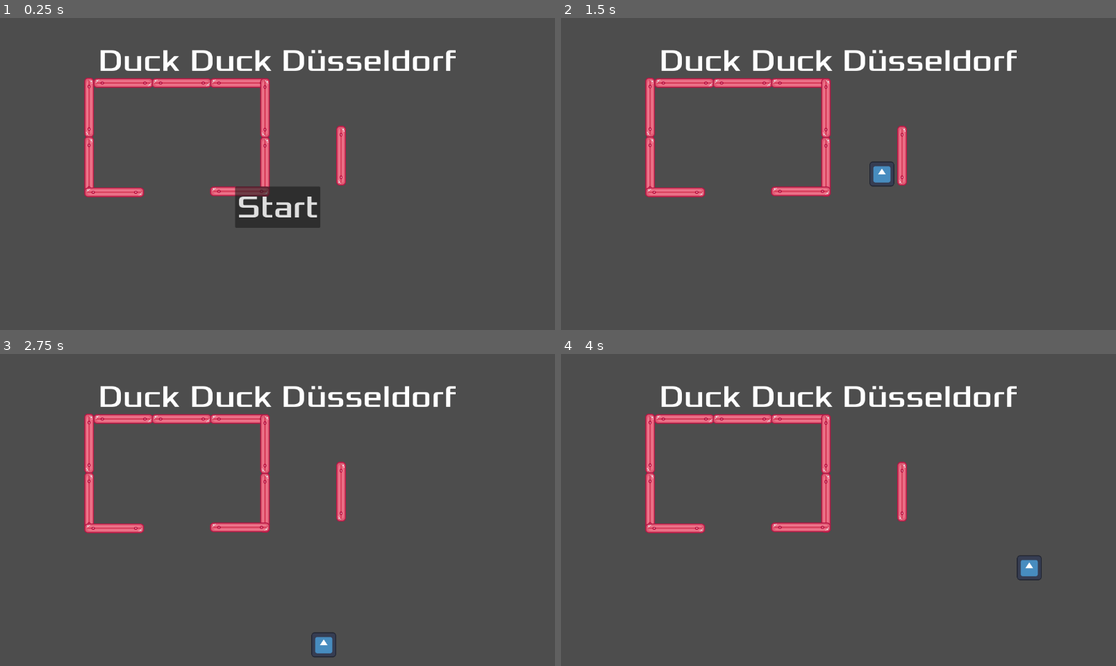
Above: before the commit, frames 1-4 (two rows, left to right).
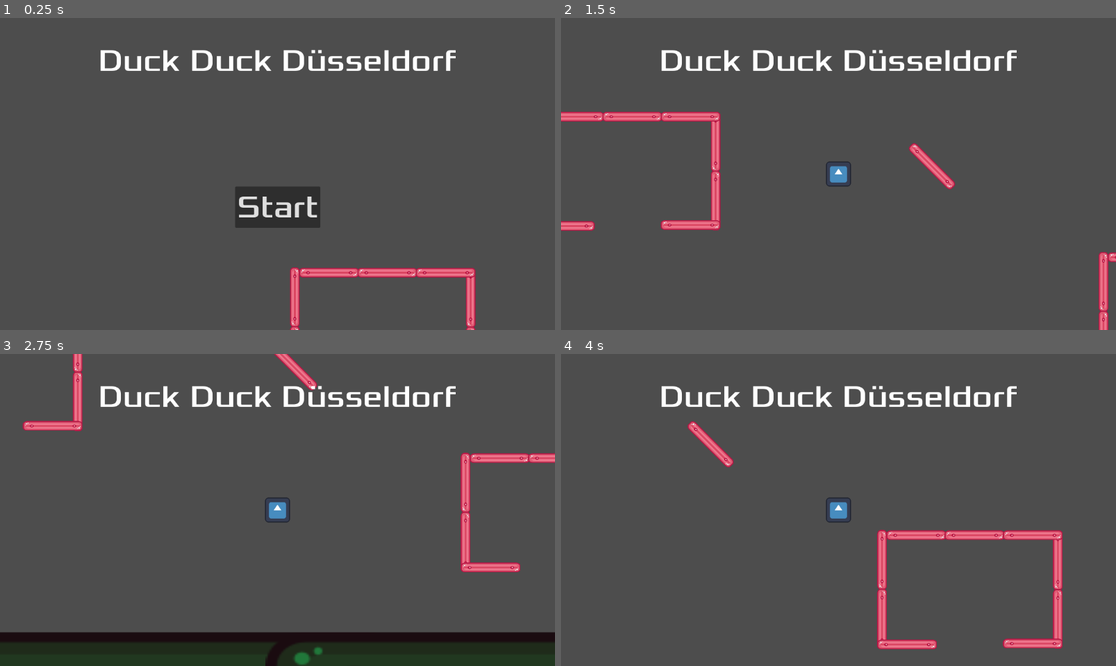
Above: after the commit, the same moments.

Repository: P0127/HSDuckies-Videogame-Group-project-at-HSD
Game: Godot game, scene res://main.tscn
Same seed, same stepped clock (60 frames per second), same inputs: the game is played once before the commit and once after it. The engine's default icon, where the game draws it, is replaced by a stand-in: a white triangle on a blue panel in a dark square.
Inputs:
- Up to frame 1 (0.25 s): no input
- Up to frame 2 (1.5 s): click "Start" at 0.5 s; tap Enter at 1.25 s; hold D (move_right) from 1.28 s (still down)
- Up to frame 3 (2.75 s): release D (move_right) at 2.03 s; hold S (move_down) from 2.03 s (still down)
- Up to frame 4 (4 s): release S (move_down) at 2.78 s; hold D (move_right) 2.78-3.53 s; hold W (move_up) from 3.53 s (still down)

The runs differ from the first frame. In frame 1, 4.9% of the frame differs, in the area x 15-86%, y 19-100%; in frame 2, 6.4%; in frame 3, 17%, in the area x 0-100%, y 0-100%; in frame 4, 6.9%.

Commit message:
Added camera following player + map limits
Added a basic camera following the player character & added outer walls so that player doesnt wander off into nothingness

Diff:
--- a/main.tscn
+++ b/main.tscn
@@ -1,9 +1,10 @@
-[gd_scene load_steps=5 format=3 uid="uid://esi7qim0g042"]
+[gd_scene load_steps=6 format=3 uid="uid://esi7qim0g042"]
 
 [ext_resource type="Script" uid="uid://pqcn33eyebmm" path="res://main.gd" id="1_ig7tw"]
 [ext_resource type="PackedScene" uid="uid://c135wng7wv7tp" path="res://player.tscn" id="2_h2yge"]
 [ext_resource type="PackedScene" uid="uid://bp8gs76r0swmn" path="res://hud.tscn" id="3_h2yge"]
 [ext_resource type="PackedScene" uid="uid://cxmww8udy40n2" path="res://wall.tscn" id="4_1bvp3"]
+[ext_resource type="PackedScene" uid="uid://bcjk5x4snxb31" path="res://temp_building.tscn" id="5_lquwl"]
 
 [node name="Main" type="Node"]
 script = ExtResource("1_ig7tw")
@@ -15,41 +16,66 @@
 
 [node name="Hud" parent="." instance=ExtResource("3_h2yge")]
 
-[node name="Wallcontainer" type="Node" parent="."]
+[node name="Temp OuterWalls" type="Node" parent="."]
 
-[node name="Wall" parent="Wallcontainer" instance=ExtResource("4_1bvp3")]
-position = Vector2(256, 135)
+[node name="Wall10" parent="Temp OuterWalls" instance=ExtResource("4_1bvp3")]
+modulate = Color(0.139981, 0.470714, 0.229678, 1)
+position = Vector2(-986, 251)
+rotation = 1.5708
+scale = Vector2(10, 10)
 
-[node name="Wall2" parent="Wallcontainer" instance=ExtResource("4_1bvp3")]
-position = Vector2(185, 186)
+[node name="Wall14" parent="Temp OuterWalls" instance=ExtResource("4_1bvp3")]
+modulate = Color(0.139981, 0.470714, 0.229678, 1)
+position = Vector2(-478, -470)
+scale = Vector2(10, 10)
+
+[node name="Wall15" parent="Temp OuterWalls" instance=ExtResource("4_1bvp3")]
+modulate = Color(0.139981, 0.470714, 0.229678, 1)
+position = Vector2(445, -470)
+scale = Vector2(10, 10)
+
+[node name="Wall16" parent="Temp OuterWalls" instance=ExtResource("4_1bvp3")]
+modulate = Color(0.139981, 0.470714, 0.229678, 1)
+position = Vector2(1398, -470)
+scale = Vector2(10, 10)
+
+[node name="Wall11" parent="Temp OuterWalls" instance=ExtResource("4_1bvp3")]
+modulate = Color(0.139981, 0.470714, 0.229678, 1)
+position = Vector2(1918, 251)
 rotation = 1.5708
+scale = Vector2(10, 10)
 
-[node name="Wall3" parent="Wallcontainer" instance=ExtResource("4_1bvp3")]
-position = Vector2(185, 308)
-rotation = 1.5708
+[node name="Wall12" parent="Temp OuterWalls" instance=ExtResource("4_1bvp3")]
+modulate = Color(0.139981, 0.470714, 0.229678, 1)
+position = Vector2(-465, 959)
+scale = Vector2(10, 10)
 
-[node name="Wall4" parent="Wallcontainer" instance=ExtResource("4_1bvp3")]
-position = Vector2(237, 362)
+[node name="Wall13" parent="Temp OuterWalls" instance=ExtResource("4_1bvp3")]
+modulate = Color(0.139981, 0.470714, 0.229678, 1)
+position = Vector2(458, 959)
+scale = Vector2(10, 10)
 
-[node name="Wall5" parent="Wallcontainer" instance=ExtResource("4_1bvp3")]
-position = Vector2(377, 135)
+[node name="Wall17" parent="Temp OuterWalls" instance=ExtResource("4_1bvp3")]
+modulate = Color(0.139981, 0.470714, 0.229678, 1)
+position = Vector2(1411, 959)
+scale = Vector2(10, 10)
 
-[node name="Wall6" parent="Wallcontainer" instance=ExtResource("4_1bvp3")]
-position = Vector2(498, 135)
+[node name="Temp Houses" type="Node" parent="."]
 
-[node name="Wall7" parent="Wallcontainer" instance=ExtResource("4_1bvp3")]
-position = Vector2(550, 187)
-rotation = 1.5708
+[node name="TempBuilding" parent="Temp Houses" instance=ExtResource("5_lquwl")]
+position = Vector2(225, 313)
 
-[node name="Wall8" parent="Wallcontainer" instance=ExtResource("4_1bvp3")]
-position = Vector2(550, 309)
-rotation = 1.5708
+[node name="TempBuilding2" parent="Temp Houses" instance=ExtResource("5_lquwl")]
+position = Vector2(-412, 550)
 
-[node name="Wall9" parent="Wallcontainer" instance=ExtResource("4_1bvp3")]
-position = Vector2(498, 360)
+[node name="TempBuilding3" parent="Temp Houses" instance=ExtResource("5_lquwl")]
+position = Vector2(1481, -141)
 
-[node name="Wall10" parent="Wallcontainer" instance=ExtResource("4_1bvp3")]
-position = Vector2(708, 286)
-rotation = 1.5708
+[node name="TempBuilding4" parent="Temp Houses" instance=ExtResource("5_lquwl")]
+position = Vector2(1395, 605)
+
+[node name="Wall" parent="Temp Houses" instance=ExtResource("4_1bvp3")]
+position = Vector2(850, 308)
+rotation = 0.785398
 
 [connection signal="start_game" from="Hud" to="." method="new_game"]
--- a/player.gd
+++ b/player.gd
@@ -5,7 +5,9 @@
 
 # Called when the node enters the scene tree for the first time.
 func _ready():
-	screen_size = get_viewport_rect().size
+	#screen_size = get_viewport_rect().size
+	#^not needed rn since we move camera with player
+	#could be useful later for enemy spawning maybe if reset on every frame limit spawn area to around player?
 	hide() #hides player on startup to avoid showing behind hud
 
 
@@ -31,7 +33,9 @@
 		pass #could add sth if player walks into wall prob not needed unless we want to add a spiky wall or so?
 	else:
 		position += velocity * delta #if no collision player is allowed to move
-	position = position.clamp(Vector2.ZERO, screen_size)#clamp makes sure player cant leave screen
+
+	#position = position.clamp(Vector2.ZERO, screen_size)#clamp makes sure player cant leave screen
+	#^not needed anymore since we have a camera that moves with the player
 
 #function for start of game to move player to start position and show player
 func start(pos):
--- a/player.tscn
+++ b/player.tscn
@@ -18,3 +18,5 @@
 [node name="CollisionShape2D" type="CollisionShape2D" parent="."]
 scale = Vector2(0.5, 0.5)
 shape = SubResource("CircleShape2D_onrkg")
+
+[node name="Camera2D" type="Camera2D" parent="."]
--- /dev/null
+++ b/temp_building.tscn
@@ -0,0 +1,38 @@
+[gd_scene load_steps=2 format=3 uid="uid://bcjk5x4snxb31"]
+
+[ext_resource type="PackedScene" uid="uid://cxmww8udy40n2" path="res://wall.tscn" id="1_700rc"]
+
+[node name="TempBuilding" type="Node2D"]
+position = Vector2(-1, -1)
+metadata/_edit_group_ = true
+
+[node name="Wall7" parent="." instance=ExtResource("1_700rc")]
+position = Vector2(176, -56)
+rotation = 1.5708
+
+[node name="Wall8" parent="." instance=ExtResource("1_700rc")]
+position = Vector2(176, 66)
+rotation = 1.5708
+
+[node name="Wall2" parent="." instance=ExtResource("1_700rc")]
+position = Vector2(-118, -108)
+
+[node name="Wall3" parent="." instance=ExtResource("1_700rc")]
+position = Vector2(-189, -57)
+rotation = 1.5708
+
+[node name="Wall4" parent="." instance=ExtResource("1_700rc")]
+position = Vector2(-189, 65)
+rotation = 1.5708
+
+[node name="Wall5" parent="." instance=ExtResource("1_700rc")]
+position = Vector2(-137, 119)
+
+[node name="Wall6" parent="." instance=ExtResource("1_700rc")]
+position = Vector2(3, -108)
+
+[node name="Wall9" parent="." instance=ExtResource("1_700rc")]
+position = Vector2(124, -108)
+
+[node name="Wall10" parent="." instance=ExtResource("1_700rc")]
+position = Vector2(124, 117)
